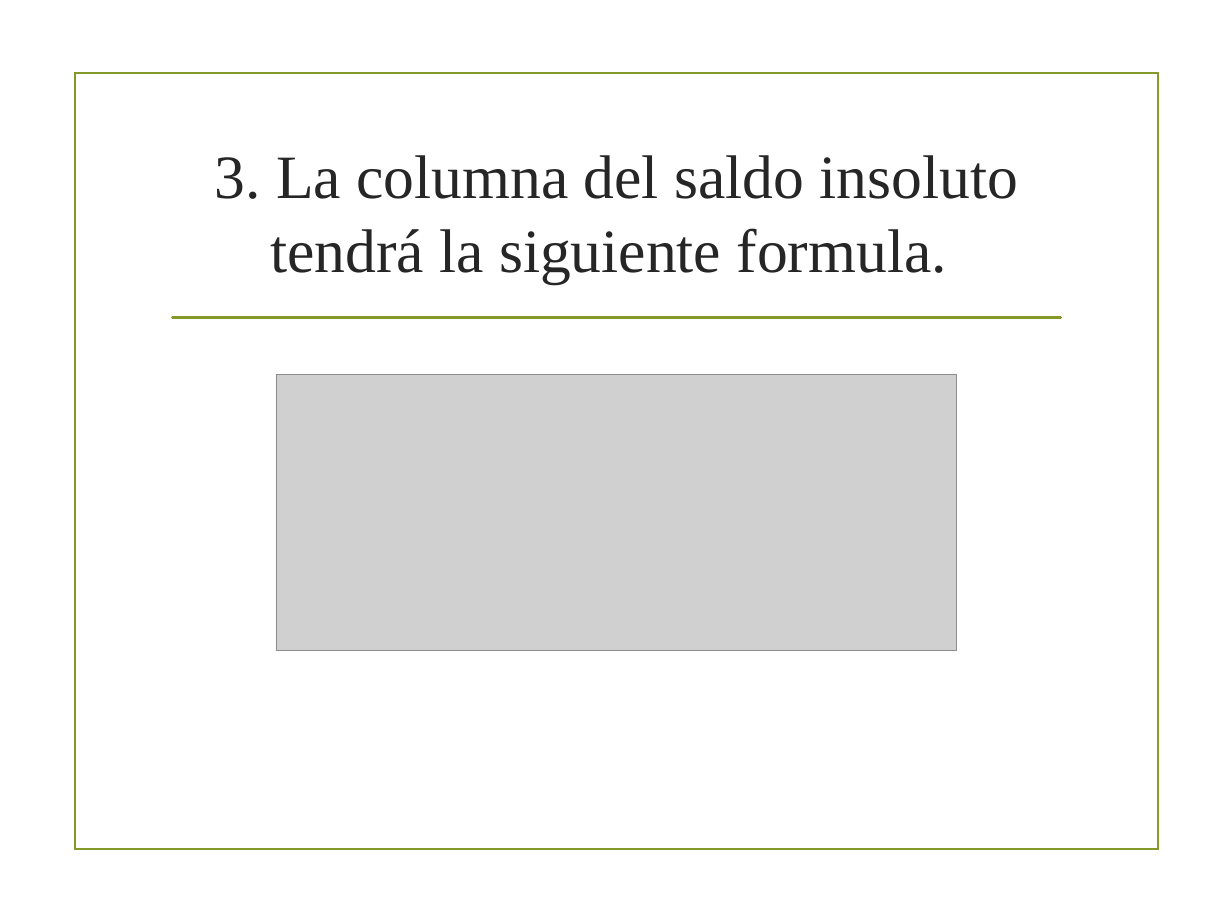
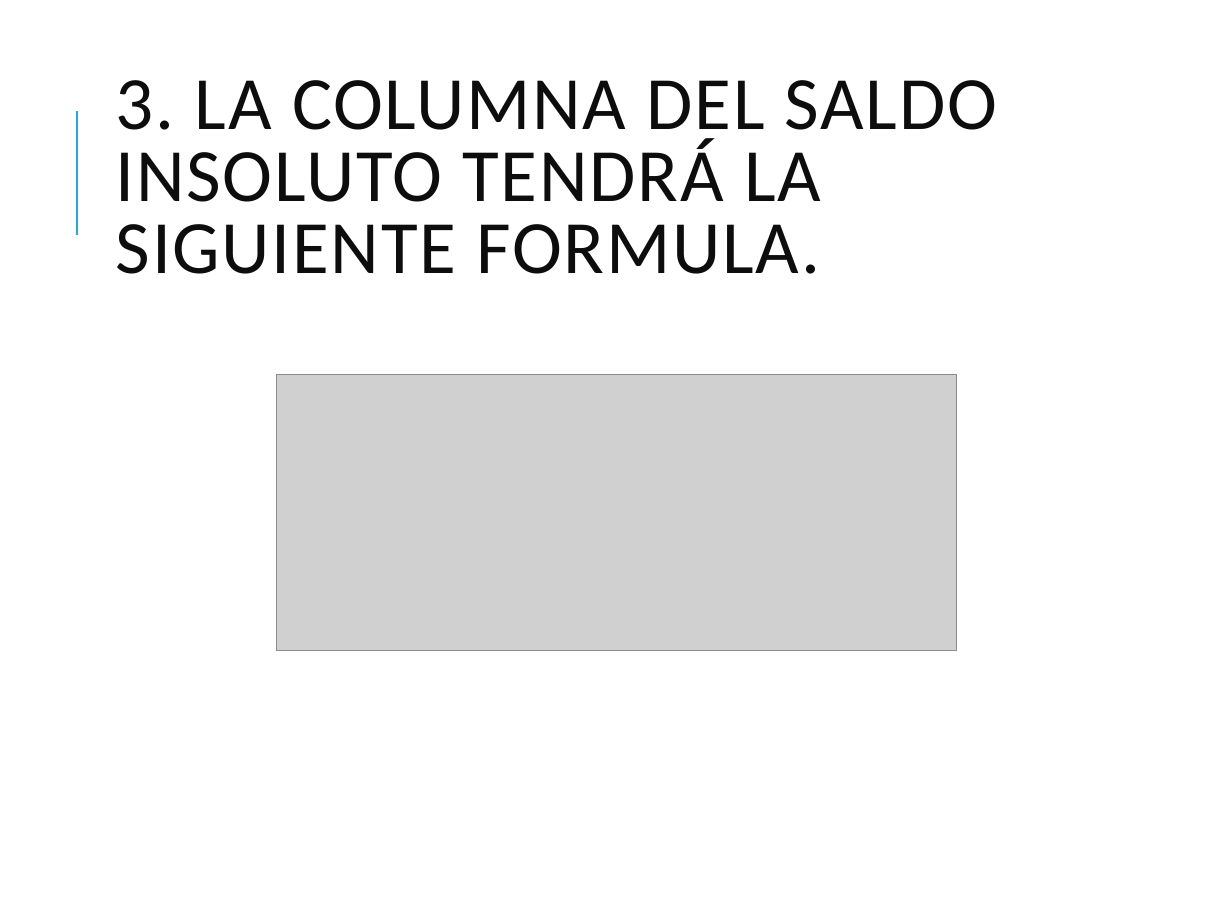
Before and after one commit to BernardoMB/HCPE, a slide deck: slide 8 of Parcial 2/05 Herramientas de Excel/01 Buscar objetivo/01 Buscar Objetivo.pptx. Drawn at 1232x924 pixels with LibreOffice and Linux fonts; fonts in the diff are those of the drawing; grey boxes stand for pictures; background and template pictures are left out. Boxes give left, top, right and bottom in pixels: in the first picture for what was removed or moved away, otherwise in the second. Text is boxed around its words. In the diff, an @@ line names an element or a change of style, - is before the commit and + after.

```diff
--- a/Parcial 2/05 Herramientas de Excel/01 Buscar objetivo/01 Buscar Objetivo.pptx
+++ b/Parcial 2/05 Herramientas de Excel/01 Buscar objetivo/01 Buscar Objetivo.pptx
@@ rectangle removed at [75, 73, 1158, 849] @@
@@ title at [116, 80, 997, 274]: text changed; size 36 to 44 pt; font Times New Roman to Calibri; text colour #262626 to #0D0D0D @@
-3. La columna del saldo insoluto tendrá la siguiente formula.
+3. LA COLUMNA DEL SALDO INSOLUTO TENDRÁ LA SIGUIENTE FORMULA.
@@ line added from (76, 234) to (76, 111), #1CADE4 1.5 pt @@
@@ line removed from (172, 318) to (1061, 318) @@
```
Also in this commit, not shown: 13 other slides changed, 31 other files.
